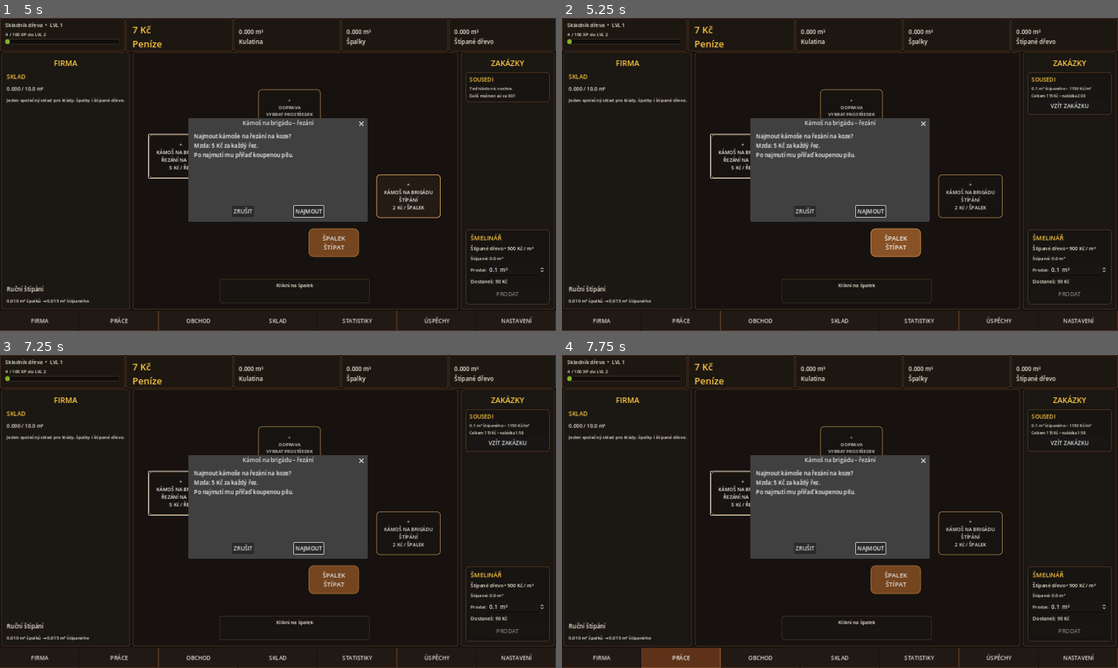
Above: before the commit, frames 1-4 (two rows, left to right).
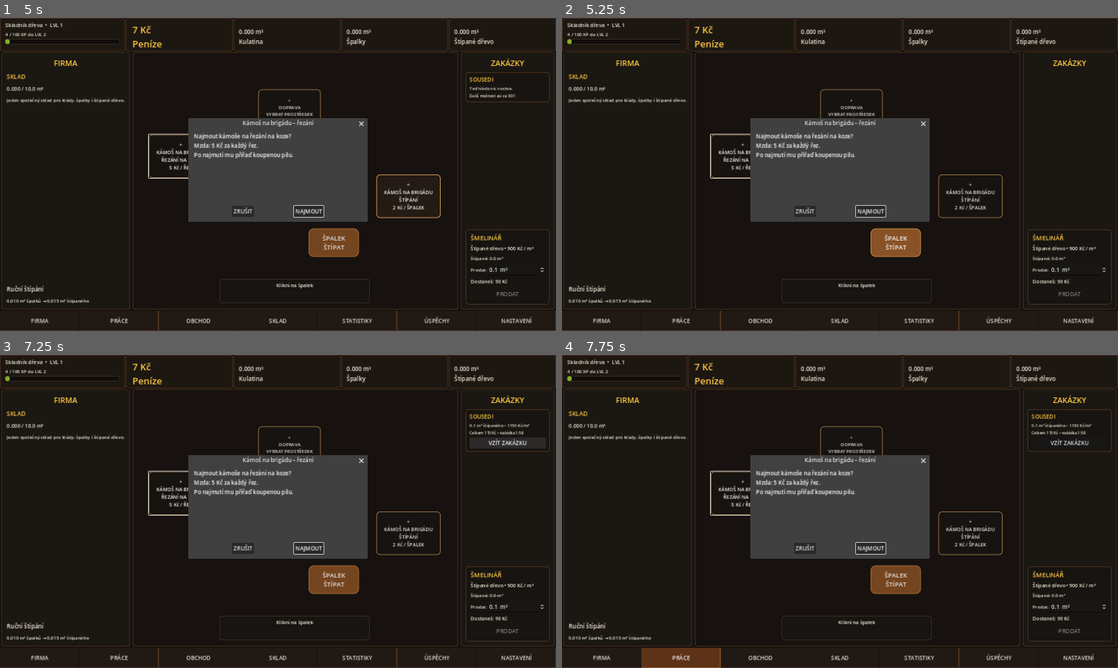
Above: after the commit, the same moments.

Repository: welewan-code/Lumberjack-John
Game: Godot game, scene res://Main.tscn
Two runs of this game, one before a commit and one after it. Both use one fixed random seed, a clock stepped at 60 frames per second and the inputs below.
Inputs:
- Up to frame 1 (5 s): click "SEKNOUT" at 0.5 s; click "ODEJÍT Z PRÁCE" at 1.25 s; click "PŘIJMOUT PRÁCI" at 2 s; click "FIRMA" at 2.75 s; click "+ KÁMOŠ NA BRIGÁDU ŘEZÁNÍ NA …" at 3.5 s; click "+ KÁMOŠ NA BRIGÁDU ŠTÍPÁNÍ 2 …" at 4.25 s
- Up to frame 2 (5.25 s): click "ŠPALEK ŠTÍPAT" at 5 s
- Up to frame 3 (7.25 s): click "+ DOPRAVA VYBRAT PROSTŘEDEK" at 5.75 s; click "VZÍT ZAKÁZKU" at 6.5 s
- Up to frame 4 (7.75 s): click "PRÁCE" at 7.25 s

Frame 1 is identical in both runs. In frame 2, 0.4% of the frame differs, in the area x 83-99%, y 17-31%; in frame 3, less than 0.1%; in frame 4, nothing differs.

Commit message:
Fix contract UI rebuild loop and debugger spam

Diff:
--- a/contract_manager.gd
+++ b/contract_manager.gd
@@ -32,7 +32,7 @@
 		current_offer = {}
 		_schedule_next_offer(now)
 		changed = true
-	if current_offer.is_empty() and now >= next_offer_at:
+	if current_offer.is_empty() and next_offer_at > 0 and now >= next_offer_at:
 		_generate_offer(now)
 		changed = true
 	if changed:
@@ -83,19 +83,30 @@
 
 func _generate_offer(now: int) -> void:
 	var volume: float = float(randi_range(1, 5)) / 10.0
-	current_offer = {"id": next_id, "volume_m3": volume, "price_per_m3": _roll_price(), "expires_at": now + OFFER_LIFETIME}
+	current_offer = {
+		"id": next_id,
+		"volume_m3": volume,
+		"price_per_m3": _roll_price(),
+		"expires_at": now + OFFER_LIFETIME
+	}
 	next_id += 1
 	next_offer_at = 0
 	ui_signature = ""
 
 func _roll_price() -> int:
 	var roll: int = randi_range(1, 100)
-	if roll <= 25: return 1100
-	if roll <= 45: return 1125
-	if roll <= 62: return 1150
-	if roll <= 76: return 1175
-	if roll <= 87: return 1200
-	if roll <= 95: return 1225
+	if roll <= 25:
+		return 1100
+	if roll <= 45:
+		return 1125
+	if roll <= 62:
+		return 1150
+	if roll <= 76:
+		return 1175
+	if roll <= 87:
+		return 1200
+	if roll <= 95:
+		return 1225
 	return 1250
 
 func _schedule_next_offer(now: int) -> void:
@@ -141,12 +152,15 @@
 	var box: VBoxContainer = _jobs_box(main)
 	if box == null:
 		return
-	var signature: String = _make_signature(now)
+	var signature: String = _make_signature()
 	var existing: Node = box.get_node_or_null("NeighborContractsPanel")
 	if existing != null and signature == ui_signature:
+		_refresh_countdowns(existing, now)
 		return
 	if existing != null:
-		existing.free()
+		existing.queue_free()
+		ui_signature = ""
+		return
 	var panel: PanelContainer = PanelContainer.new()
 	panel.name = "NeighborContractsPanel"
 	panel.add_theme_stylebox_override("panel", _style(main, "#171411", "#79512e", 7, 1))
@@ -162,54 +176,90 @@
 	var title: Label = _label(main, "SOUSEDI", 16)
 	title.add_theme_color_override("font_color", Color("#ffca42"))
 	content.add_child(title)
+
 	if current_offer.is_empty():
 		content.add_child(_label(main, "Teď nikdo nic nechce.", 12))
-		content.add_child(_label(main, "Další možnost asi za %s" % _time_text(maxi(0, next_offer_at - now)), 11))
+		var wait_label: Label = _label(main, "", 11)
+		wait_label.name = "NeighborWaitLabel"
+		content.add_child(wait_label)
 	else:
 		var volume: float = float(current_offer.get("volume_m3", 0.0))
 		var price: int = int(current_offer.get("price_per_m3", 0))
 		var total: float = volume * float(price)
-		var offer_left: int = maxi(0, int(current_offer.get("expires_at", 0)) - now)
 		content.add_child(_label(main, "%.1f m³ štípaného • %d Kč/m³" % [volume, price], 12))
-		content.add_child(_label(main, "Celkem %.0f Kč • nabídka %s" % [total, _time_text(offer_left)], 11))
+		var offer_timer: Label = _label(main, "", 11)
+		offer_timer.name = "NeighborOfferTimer"
+		offer_timer.set_meta("total", total)
+		content.add_child(offer_timer)
 		var accept: Button = Button.new()
 		accept.text = "VZÍT ZAKÁZKU"
 		accept.custom_minimum_size.y = 30
 		accept.pressed.connect(_accept_offer)
 		content.add_child(accept)
+
 	if not active_contracts.is_empty():
 		content.add_child(_label(main, "ROZJETÉ ZAKÁZKY: %d" % active_contracts.size(), 12))
 		for contract: Dictionary in active_contracts:
+			var id: int = int(contract.get("id", 0))
+			var active_label: Label = _label(main, "", 11)
+			active_label.name = "ContractTimer_%d" % id
+			active_label.set_meta("volume", float(contract.get("volume_m3", 0.0)))
+			active_label.set_meta("delivered", float(contract.get("delivered_m3", 0.0)))
+			active_label.set_meta("expires_at", int(contract.get("expires_at", 0)))
+			content.add_child(active_label)
+
+	box.add_child(panel)
+	box.move_child(panel, mini(1, box.get_child_count() - 1))
+	ui_signature = signature
+	_refresh_countdowns(panel, now)
+
+func _refresh_countdowns(panel: Node, now: int) -> void:
+	var wait_node: Node = panel.find_child("NeighborWaitLabel", true, false)
+	if wait_node is Label:
+		var wait_seconds: int = maxi(0, next_offer_at - now)
+		(wait_node as Label).text = "Další možnost asi za %s" % _time_text(wait_seconds)
+	var offer_node: Node = panel.find_child("NeighborOfferTimer", true, false)
+	if offer_node is Label and not current_offer.is_empty():
+		var offer_left: int = maxi(0, int(current_offer.get("expires_at", 0)) - now)
+		var total: float = float(offer_node.get_meta("total", 0.0))
+		(offer_node as Label).text = "Celkem %.0f Kč • nabídka %s" % [total, _time_text(offer_left)]
+	for contract: Dictionary in active_contracts:
+		var id: int = int(contract.get("id", 0))
+		var node: Node = panel.find_child("ContractTimer_%d" % id, true, false)
+		if node is Label:
 			var volume: float = float(contract.get("volume_m3", 0.0))
 			var delivered: float = float(contract.get("delivered_m3", 0.0))
 			var left: int = maxi(0, int(contract.get("expires_at", 0)) - now)
-			content.add_child(_label(main, "%.1f/%.1f m³ • %s" % [delivered, volume, _time_text(left)], 11))
-	box.add_child(panel)
-	box.move_child(panel, 1)
-	ui_signature = signature
-
-func _make_signature(now: int) -> String:
-	var offer_part: String = "none:%d" % maxi(0, next_offer_at - now)
+			(node as Label).text = "%.1f/%.1f m³ • %s" % [delivered, volume, _time_text(left)]
+
+func _make_signature() -> String:
+	var offer_part: String = "none:%d" % next_offer_at
 	if not current_offer.is_empty():
-		offer_part = "%s:%d" % [str(current_offer.get("id", 0)), maxi(0, int(current_offer.get("expires_at", 0)) - now)]
+		offer_part = "offer:%s" % str(current_offer.get("id", 0))
 	var active_part: String = ""
 	for contract: Dictionary in active_contracts:
-		active_part += "%s:%.1f:%d|" % [str(contract.get("id", 0)), float(contract.get("delivered_m3", 0.0)), maxi(0, int(contract.get("expires_at", 0)) - now)]
+		active_part += "%s:%.1f|" % [str(contract.get("id", 0)), float(contract.get("delivered_m3", 0.0))]
 	return offer_part + "/" + active_part
 
 func _jobs_box(main: Node) -> VBoxContainer:
 	var host_value: Variant = main.get("content_host")
-	if not (host_value is MarginContainer): return null
+	if not (host_value is MarginContainer):
+		return null
 	var host: MarginContainer = host_value as MarginContainer
-	if host.get_child_count() == 0: return null
+	if host.get_child_count() == 0:
+		return null
 	var row: Node = host.get_child(0)
-	if not (row is HBoxContainer) or row.get_child_count() < 3: return null
+	if not (row is HBoxContainer) or row.get_child_count() < 3:
+		return null
 	var right: Node = row.get_child(2)
-	if not (right is PanelContainer) or right.get_child_count() == 0: return null
+	if not (right is PanelContainer) or right.get_child_count() == 0:
+		return null
 	var margin: Node = right.get_child(0)
-	if not (margin is MarginContainer) or margin.get_child_count() == 0: return null
+	if not (margin is MarginContainer) or margin.get_child_count() == 0:
+		return null
 	var box: Node = margin.get_child(0)
-	if box is VBoxContainer: return box as VBoxContainer
+	if box is VBoxContainer:
+		return box as VBoxContainer
 	return null
 
 func _time_text(seconds: int) -> String:
@@ -220,23 +270,33 @@
 
 func _main_state(main: Node) -> Dictionary:
 	var value: Variant = main.get("state")
-	if value is Dictionary: return value as Dictionary
+	if value is Dictionary:
+		return value as Dictionary
 	return {}
 
 func _save_state() -> void:
 	var file: FileAccess = FileAccess.open(SAVE_PATH, FileAccess.WRITE)
 	if file != null:
-		file.store_string(JSON.stringify({"current_offer": current_offer, "active_contracts": active_contracts, "next_offer_at": next_offer_at, "next_id": next_id}))
+		file.store_string(JSON.stringify({
+			"current_offer": current_offer,
+			"active_contracts": active_contracts,
+			"next_offer_at": next_offer_at,
+			"next_id": next_id
+		}))
 
 func _load_state() -> void:
-	if not FileAccess.file_exists(SAVE_PATH): return
+	if not FileAccess.file_exists(SAVE_PATH):
+		return
 	var file: FileAccess = FileAccess.open(SAVE_PATH, FileAccess.READ)
-	if file == null: return
+	if file == null:
+		return
 	var parsed: Variant = JSON.parse_string(file.get_as_text())
-	if not (parsed is Dictionary): return
+	if not (parsed is Dictionary):
+		return
 	var data: Dictionary = parsed as Dictionary
 	var offer_value: Variant = data.get("current_offer", {})
-	if offer_value is Dictionary: current_offer = offer_value as Dictionary
+	if offer_value is Dictionary:
+		current_offer = offer_value as Dictionary
 	var active_value: Variant = data.get("active_contracts", [])
 	if active_value is Array:
 		active_contracts.clear()
@@ -249,12 +309,14 @@
 
 func _label(main: Node, text_value: String, size: int) -> Label:
 	var value: Variant = main.call("make_label", text_value, size)
-	if value is Label: return value as Label
+	if value is Label:
+		return value as Label
 	var label: Label = Label.new()
 	label.text = text_value
 	return label
 
 func _style(main: Node, bg: String, border: String, radius: int, width: int) -> StyleBoxFlat:
 	var value: Variant = main.call("panel_style", bg, border, radius, width)
-	if value is StyleBoxFlat: return value as StyleBoxFlat
+	if value is StyleBoxFlat:
+		return value as StyleBoxFlat
 	return StyleBoxFlat.new()
